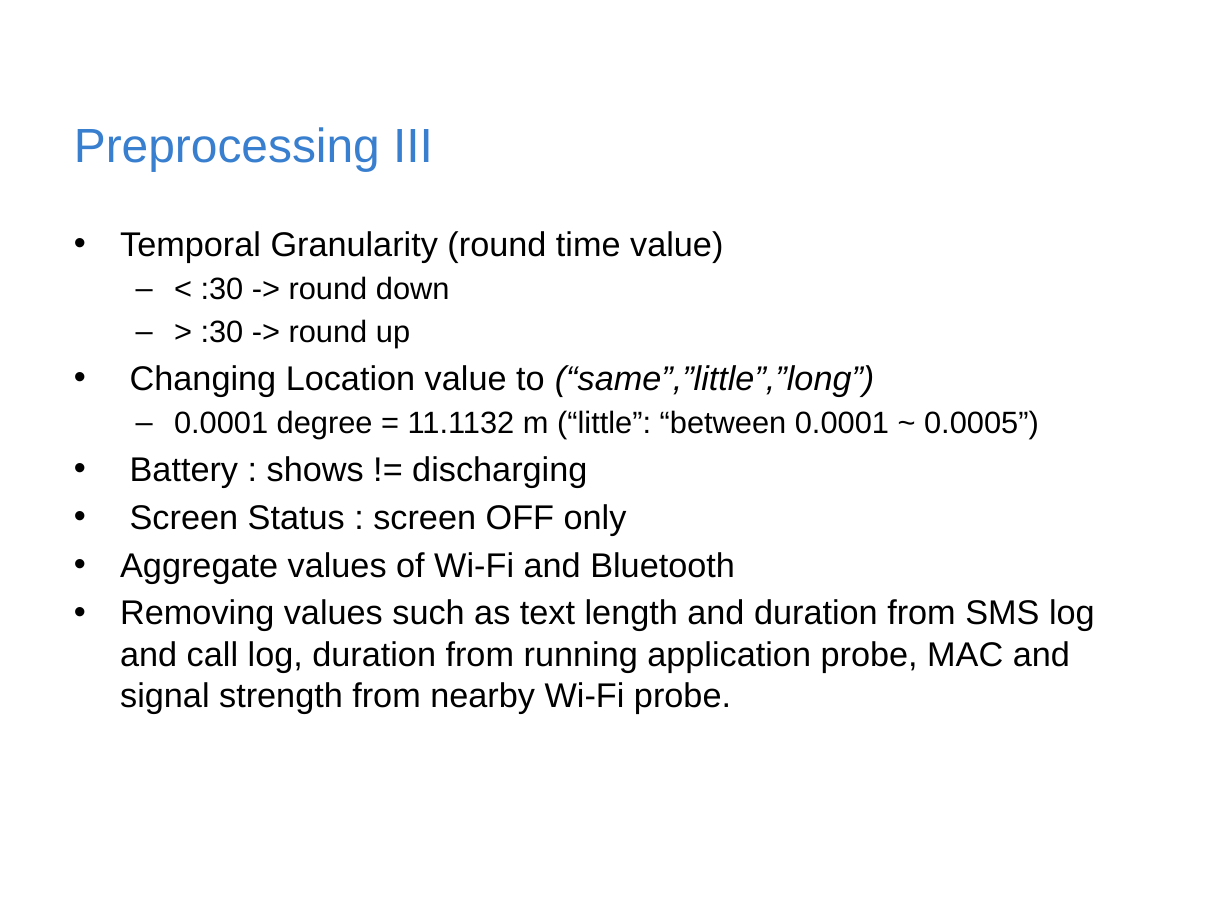
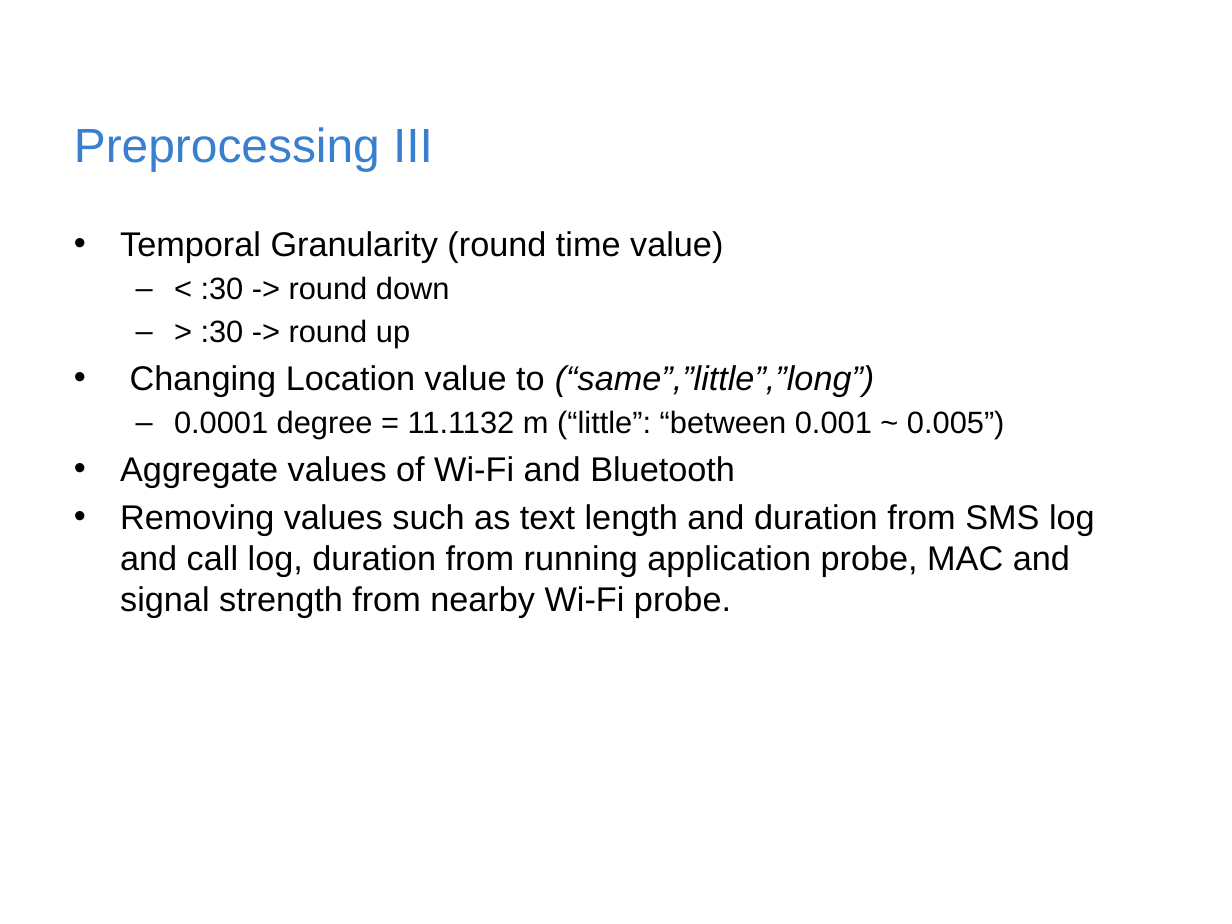
Before and after one commit to rischanlab/MyThesis, a slide deck: slide 15 of Thesis-presentation.pptx (slide 16 before the commit). Drawn at 1232x924 pixels with LibreOffice and Linux fonts; fonts in the diff are those of the drawing; background and template pictures are left out. Boxes give left, top, right and bottom in pixels: in the first picture for what was removed or moved away, otherwise in the second. Text is boxed around its words. In the diff, an @@ line names an element or a change of style, - is before the commit and + after.

```diff
--- a/Thesis-presentation.pptx
+++ b/Thesis-presentation.pptx
@@ text at (174, 410, 1005, 439): text changed @@
-  – 0.0001 degree = 11.1132 m (“little”: “between 0.0001 ~ 0.0005”)
-• Battery : shows != discharging
-• Screen Status : screen OFF only
+  – 0.0001 degree = 11.1132 m (“little”: “between 0.001 ~ 0.005”)
```
Also in this commit, not shown: 5 other slides changed, 1 slide removed, 1 other file.
